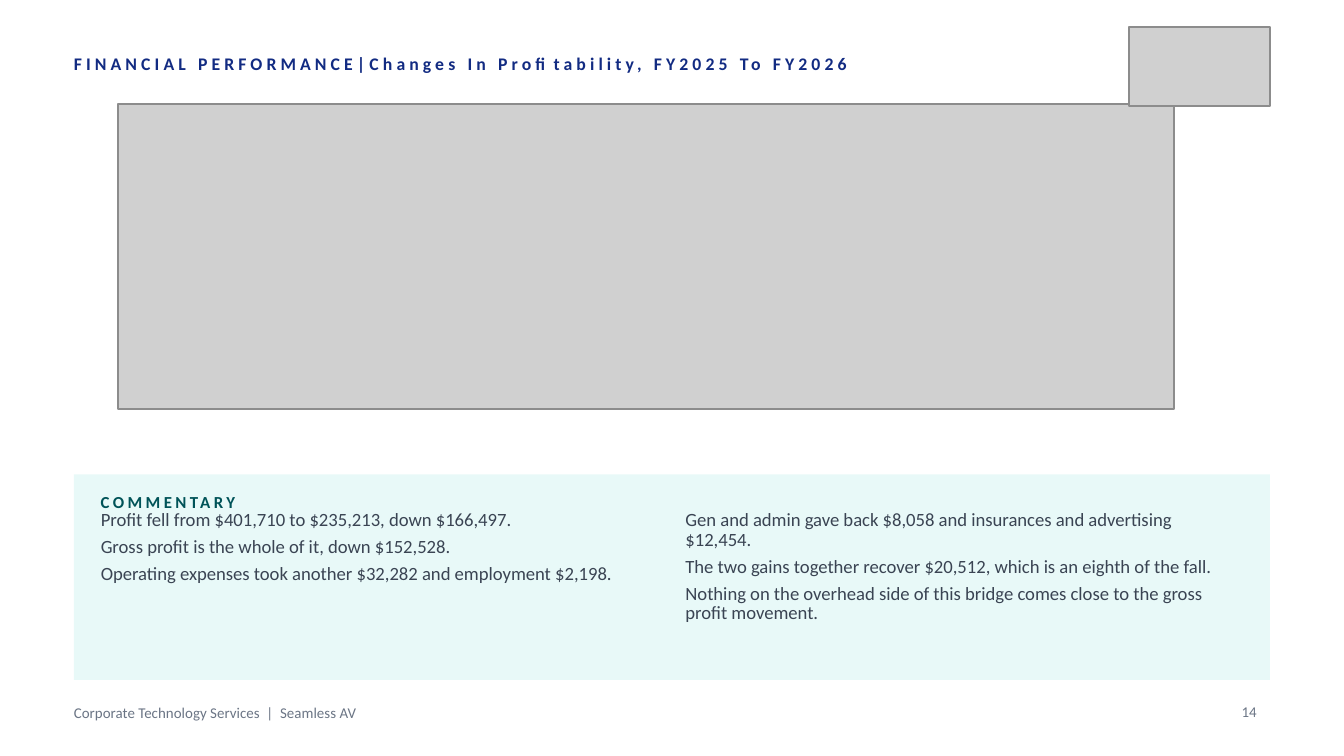
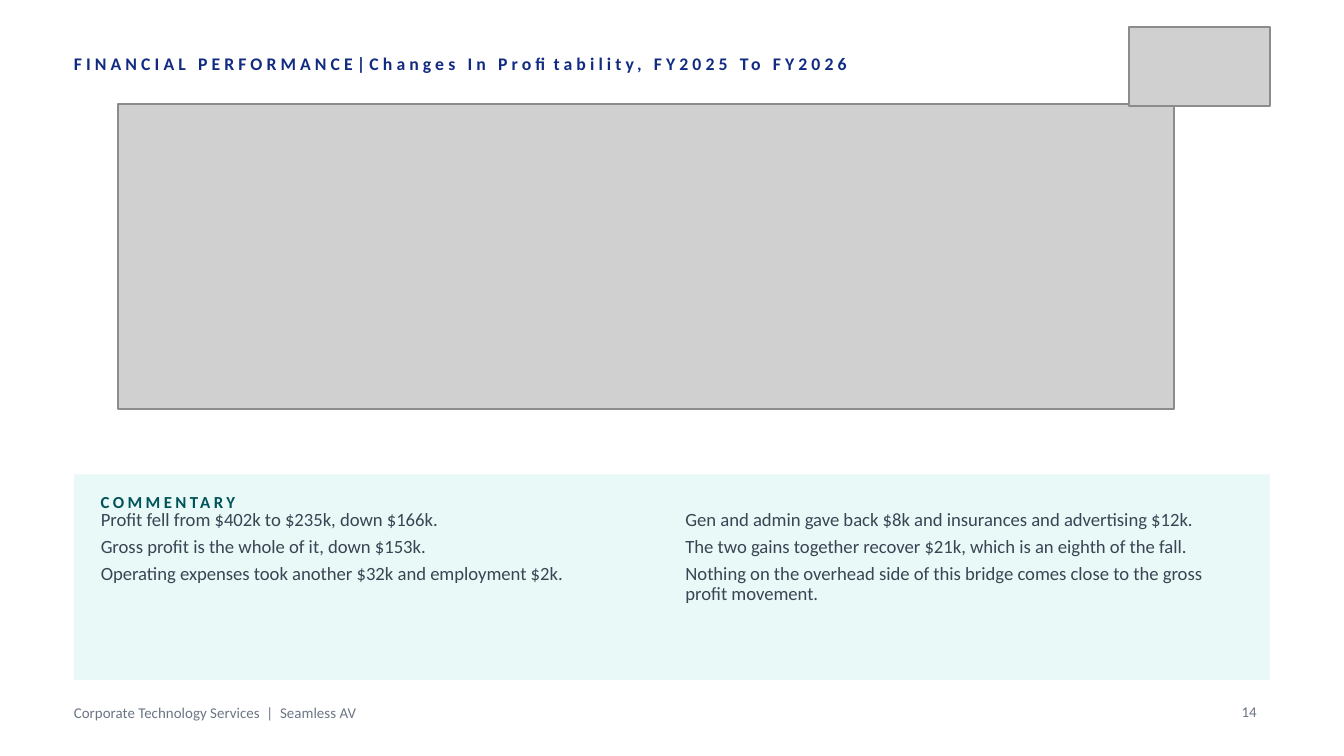
Before and after one commit to WesleyNelson-O33/Claude, a slide deck: slide 14 of deck/CTS Quarterly Business Review - Q1 FY2027.pptx. Drawn at 1344x756 pixels with LibreOffice and Linux fonts; fonts in the diff are those of the drawing; grey boxes stand for pictures. Boxes give left, top, right and bottom in pixels: in the first picture for what was removed or moved away, otherwise in the second. Text is boxed around its words. In the diff, an @@ line names an element or a change of style, - is before the commit and + after.

```diff
--- a/deck/CTS Quarterly Business Review - Q1 FY2027.pptx
+++ b/deck/CTS Quarterly Business Review - Q1 FY2027.pptx
@@ text at bbox=[101, 513, 563, 583]: text changed @@
-Profit fell from $401,710 to $235,213, down $166,497.
-Gross profit is the whole of it, down $152,528.
-Operating expenses took another $32,282 and employment $2,198.
+Profit fell from $402k to $235k, down $166k.
+Gross profit is the whole of it, down $153k.
+Operating expenses took another $32k and employment $2k.
@@ text at bbox=[685, 513, 1192, 556]: text changed @@
-Gen and admin gave back $8,058 and insurances and advertising $12,454.
-The two gains together recover $20,512, which is an eighth of the fall.
+Gen and admin gave back $8k and insurances and advertising $12k.
+The two gains together recover $21k, which is an eighth of the fall.
```
Also in this commit, not shown: 11 other slides changed, 4 other files.
